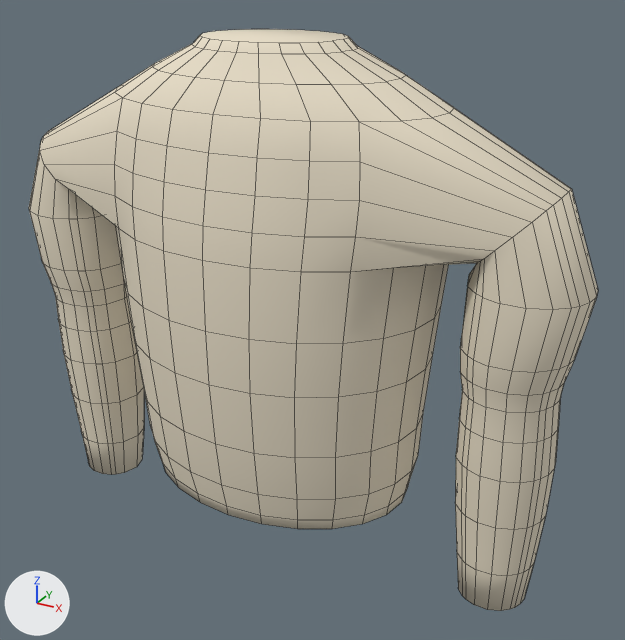
An edit to the Blender file models/atrium/residents/lin-garment-cage.blend, drawn before and after from the same camera.
One viewpoint serves both versions: a 50 mm camera at (0.509, -0.838, 1.429) aimed at (0.04, 0.014, 1.003). Lighting does not change. The marker at lower left points along +X, +Y and +Z. The picture after the commit comes second. Mesh edges are drawn as thin lines.

The first picture shows 'Garment panel cage'.
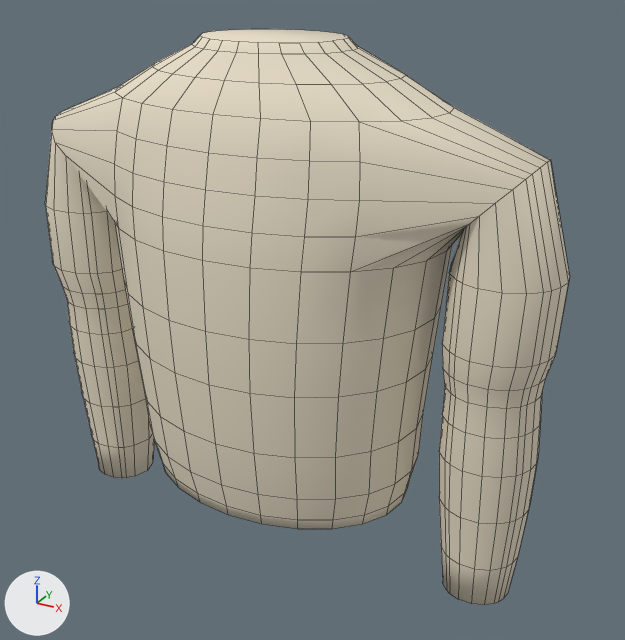
What differs and where, as boxes [x1, y1, x2, y2] in the pictures (625 x 640 px; the box of a moved part takes in the faces that stretch with it):
'Garment panel cage', reshaped (8% narrower)
    before: [29, 29, 598, 611]
    after: [45, 29, 570, 605]
part 1 of me_authored_torso_and_sleeve_quad_panels, moved or reshaped
    before: [351, 108, 598, 611]
    after: [351, 104, 570, 605]
part 2 of me_authored_torso_and_sleeve_quad_panels, moved or reshaped
    before: [29, 88, 144, 475]
    after: [45, 88, 154, 478]

The change, as a list of edits to the scene's bpy script:
```text
Change me_authored_torso_and_sleeve_quad_panels:
    used by ob_garment_panel_cage; location = (0.0, 0.0, 0.0)
    remove me_authored_torso_and_sleeve_quad_panels.from_pydata(...)  # 706 vertices, 668 faces; spans x -0.372..0.372, y -0.151..0.151, z 0.705..1.335
    add me_authored_torso_and_sleeve_quad_panels.from_pydata(...)  # 706 vertices, 668 faces; spans x -0.342..0.342, y -0.151..0.151, z 0.705..1.335
    me_authored_torso_and_sleeve_quad_panels part 1: 200 of 706 vertices moved; they spanned x 0.237..0.372, y -0.067..0.064, z 0.705..1.206 and now span x 0.217..0.342, y -0.065..0.061, z 0.705..1.232; mean shift (-0.021, 0.0, 0.004); largest move (0.249, 0.0, 1.124) -> (0.233, 0.0, 1.158)
    me_authored_torso_and_sleeve_quad_panels part 2: 200 of 706 vertices moved; they spanned x -0.372..-0.237, y -0.067..0.064, z 0.705..1.206 and now span x -0.342..-0.217, y -0.065..0.061, z 0.705..1.232; mean shift (0.021, 0.0, 0.004); largest move (-0.249, 0.0, 1.124) -> (-0.233, 0.0, 1.158)
```
